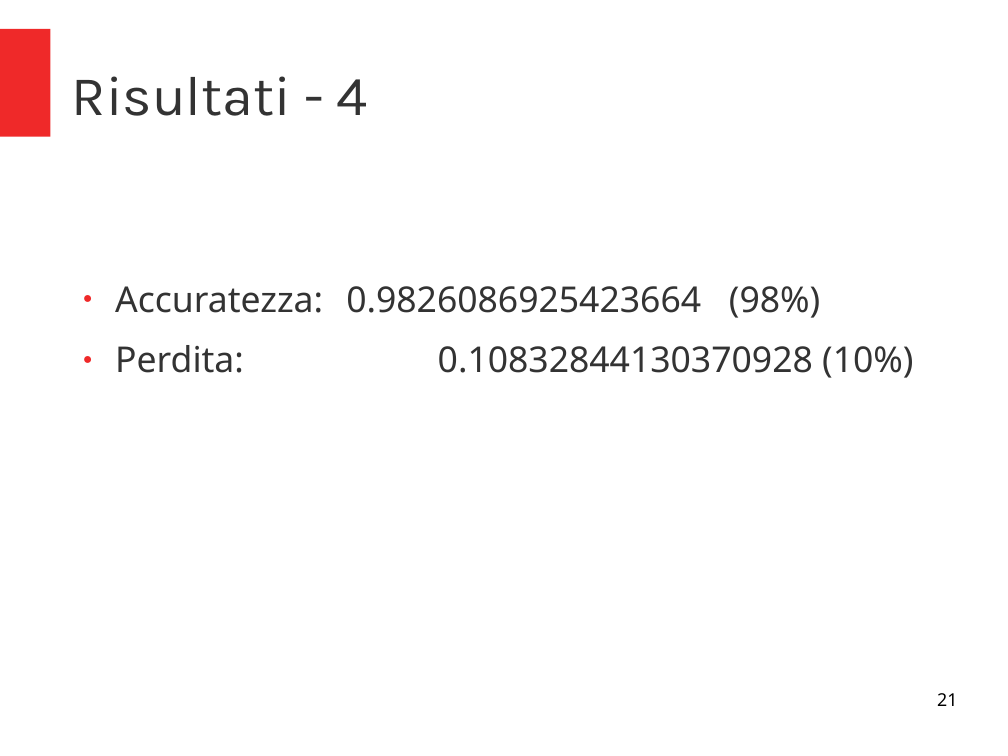
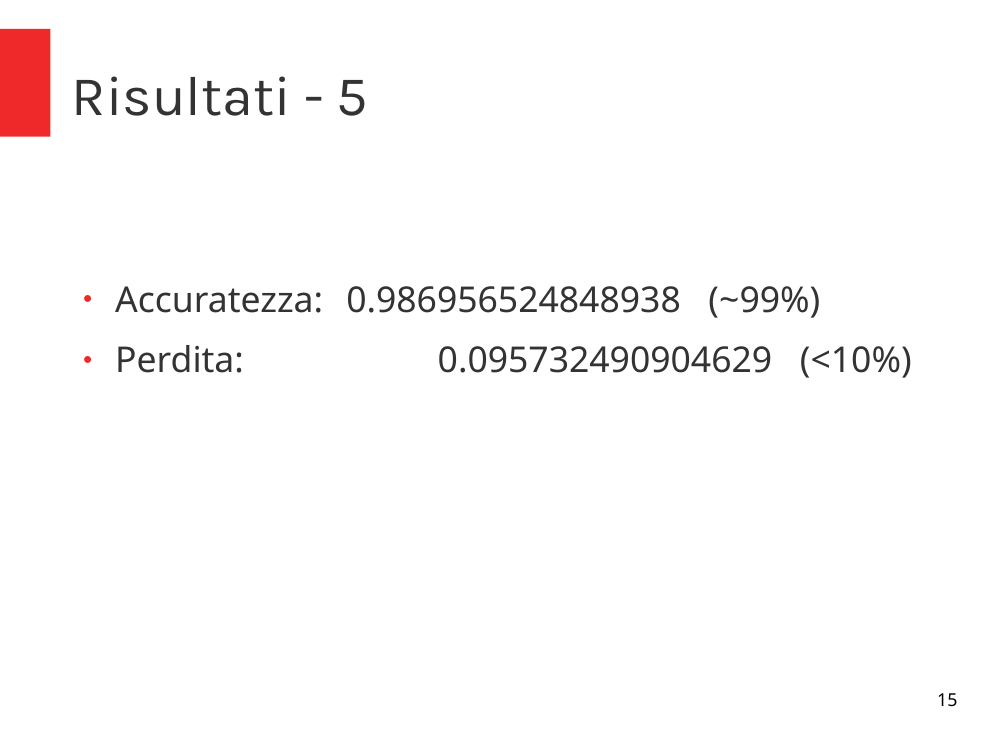
Before and after one commit to micheleFraccaroli/Progetto_IA, a slide deck: slide 15 of Presentazione/Press.odp (slide 21 before the commit). Drawn at 1008x756 pixels with LibreOffice and Linux fonts; fonts in the diff are those of the drawing. Boxes give left, top, right and bottom in pixels: in the first picture for what was removed or moved away, otherwise in the second. Text is boxed around its words. In the diff, an @@ line names an element or a change of style, - is before the commit and + after.

```diff
--- a/Presentazione/Press.odp
+++ b/Presentazione/Press.odp
@@ title at (72, 76, 369, 116): text changed @@
-Risultati - 4
+Risultati - 5
@@ text at (115, 286, 912, 378): text changed @@
-● Accuratezza: 0.9826086925423664 (98%)
-● Perdita: 0.10832844130370928 (10%)
+● Accuratezza: 0.986956524848938 (~99%)
+● Perdita: 0.095732490904629 (<10%)
@@ page number at (937, 693, 957, 707): text changed @@
-21
+15
```
Also in this commit, not shown: 7 other slides changed, 1 slide added, 7 slides removed, 2 other files.
